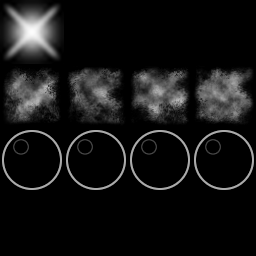
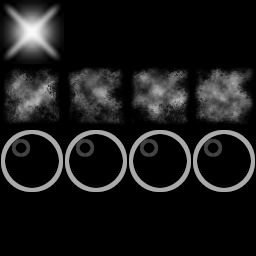
Two versions of the same layered image (256×256). Layer-by-layer changes:
painted on "Pasted Layer" over <box>1,130,255,192</box>
painted on "particle0.png" over <box>1,130,255,192</box>
